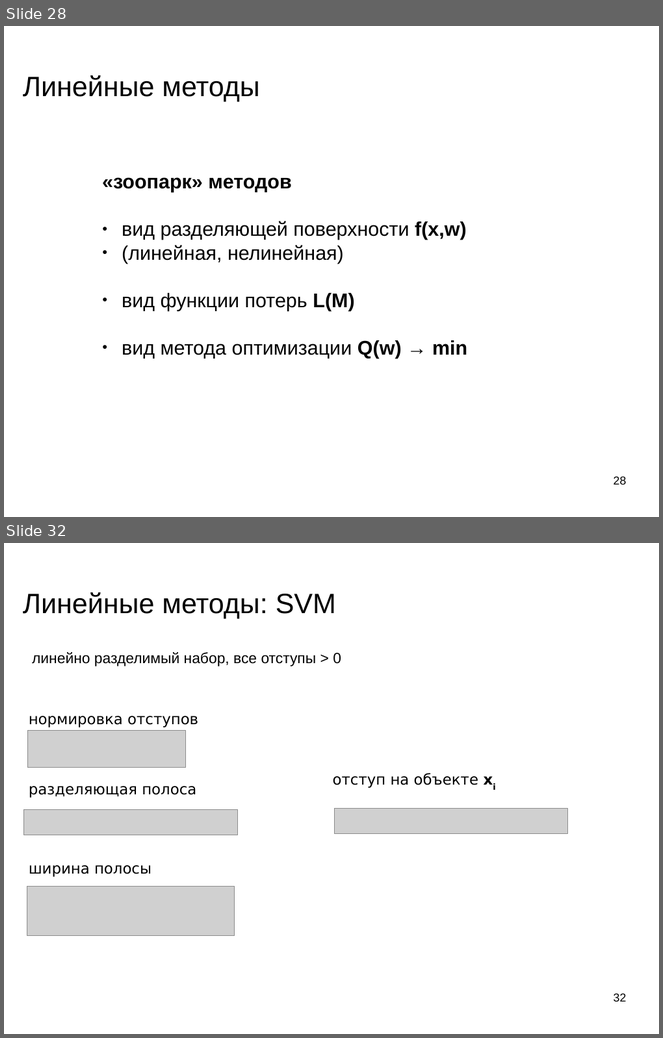
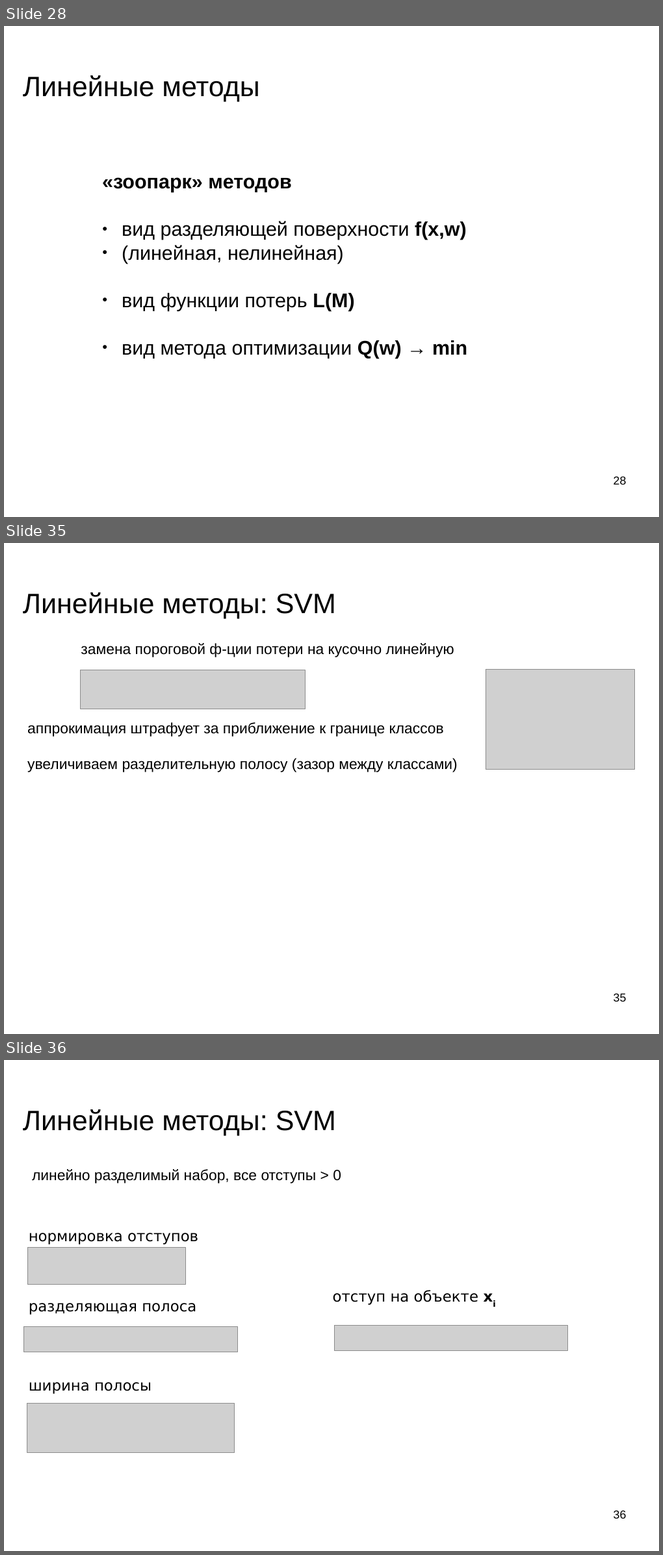
Before and after one commit to mechanoid5/ml_lectorium_legacy, a slide deck: 09-linear.odp. Shown one above the other, each under a label of ours: slides 28 and 32 before the commit, slides 28, 35 and 36 after it; the slides between them are not shown. The pictures are 663x1038 and 663x1555 pixels, drawn with LibreOffice and Linux fonts; fonts in the diff are those of the drawing; grey boxes stand for pictures; background and template pictures are left out. Boxes give left, top, right and bottom in pixels: in the first picture for what was removed or moved away, otherwise in the second. Text is boxed around its words. In the diff, an @@ line names an element or a change of style, - is before the commit and + after.

```diff
--- a/09-linear.odp
+++ b/09-linear.odp
@@ slide 35 added at bbox=[4, 543, 659, 1034], background picture (left out) @@
@@ title added at bbox=[23, 592, 336, 618], 33.9 pt, text #000000 @@
+Линейные методы: SVM
@@ text added at bbox=[81, 643, 454, 657], 18 pt, text #000000 @@
+замена пороговой ф-ции потери на кусочно линейную
@@ picture added at bbox=[80, 670, 305, 709] @@
@@ picture added at bbox=[486, 670, 634, 770] @@
@@ text added at bbox=[27, 722, 458, 772], 18 pt, text #000000 @@
+аппрокимация штрафует за приближение к границе классов
+увеличиваем разделительную полосу (зазор между классами)
@@ page number added at bbox=[614, 993, 627, 1002], 14 pt, text #000000 @@
+35
@@ what was slide 32 is now slide 36 @@
@@ page number at bbox=[614, 1510, 627, 1519]: text changed @@
-32
+36
```
Also in this commit, not shown: 7 slides changed, 3 other slides added.
